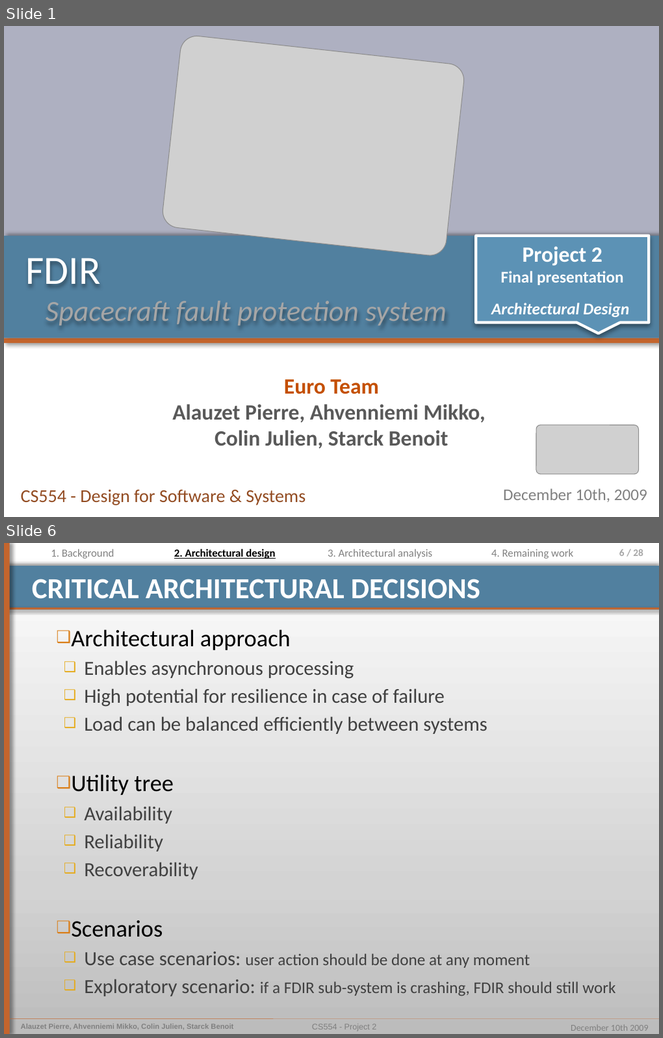
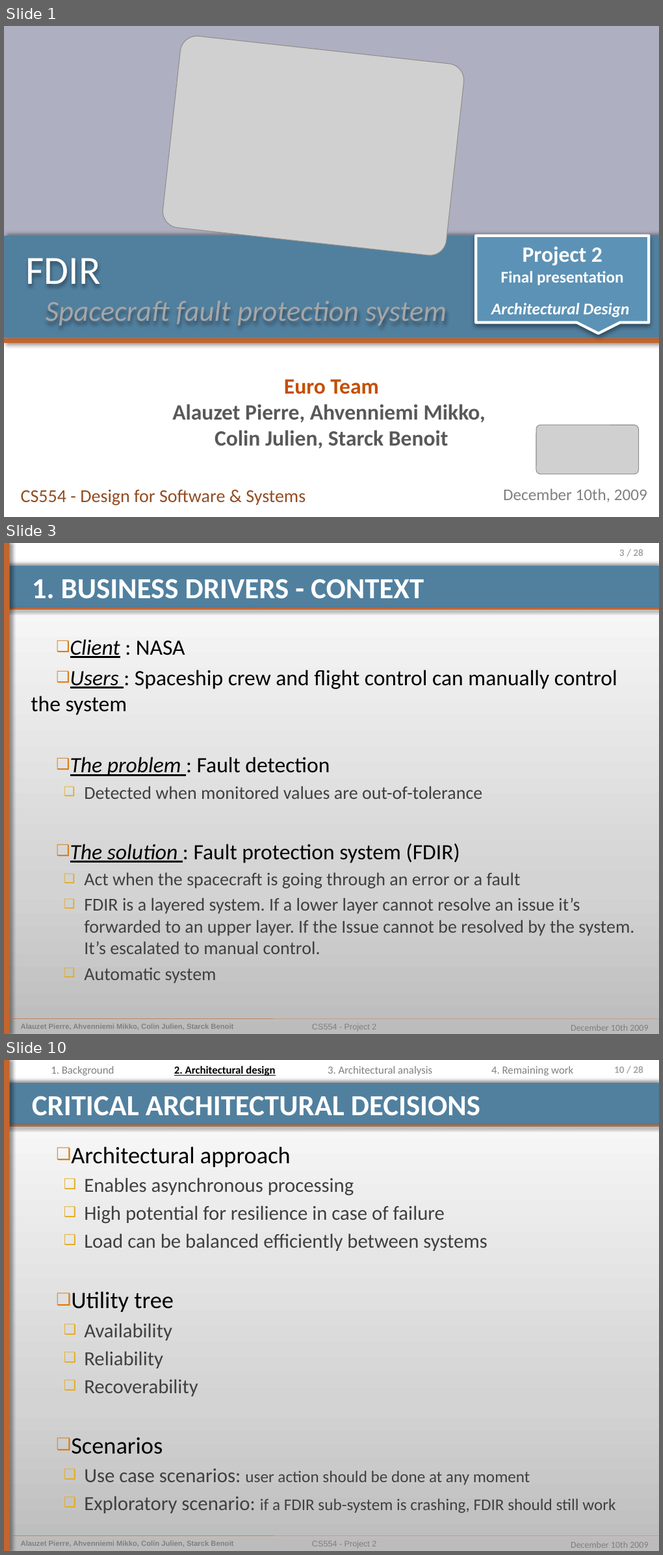
Before and after one commit to pierrealauzet/euroteam, a slide deck: Project 2/PartFinal/CS554_EuroTeam_Project2_Final.pptx. Shown one above the other, each under a label of ours: slides 1 and 6 before the commit, slides 1, 3 and 10 after it; the slides between them are not shown. The pictures are 663x1038 and 663x1555 pixels, drawn with LibreOffice and Linux fonts; fonts in the diff are those of the drawing; grey boxes stand for pictures. Boxes give left, top, right and bottom in pixels: in the first picture for what was removed or moved away, otherwise in the second. Text is boxed around its words. In the diff, an @@ line names an element or a change of style, - is before the commit and + after.

```diff
--- a/Project 2/PartFinal/CS554_EuroTeam_Project2_Final.pptx
+++ b/Project 2/PartFinal/CS554_EuroTeam_Project2_Final.pptx
@@ slide 3 added at [4, 543, 659, 1034], background gradient #BDBDBD to #D3D3D3 to #FFFFFF; not listed: 9 template elements that a slide beside it also shows @@
@@ title added at [32, 579, 424, 599], 32 pt, text #FFFFFF, bold @@
+1. BUSINESS DRIVERS - CONTEXT
@@ text added at [31, 639, 634, 984], 20 pt, text #404040 @@
+❑ Client : NASA
+❑ Users : Spaceship crew and flight control can manually control the system
+❑ The problem : Fault detection
+  ❑ Detected when monitored values are out-of-tolerance
+❑ The solution : Fault protection system (FDIR)
+  ❑ Act when the spacecraft is going through an error or a fault
+  ❑ FDIR is a layered system. If a lower layer cannot resolve an issue it’s forwarded to an upper layer. If the Issue cannot be resolved by the system. It’s escalated to manual control.
+  ❑ Automatic system
@@ what was slide 6 is now slide 10 @@
@@ page number at [614, 1066, 644, 1073]: text changed @@
-6 / 28
+10 / 28
```
Also in this commit, not shown: 2 slides changed, 5 other slides added, 7 slides removed.
